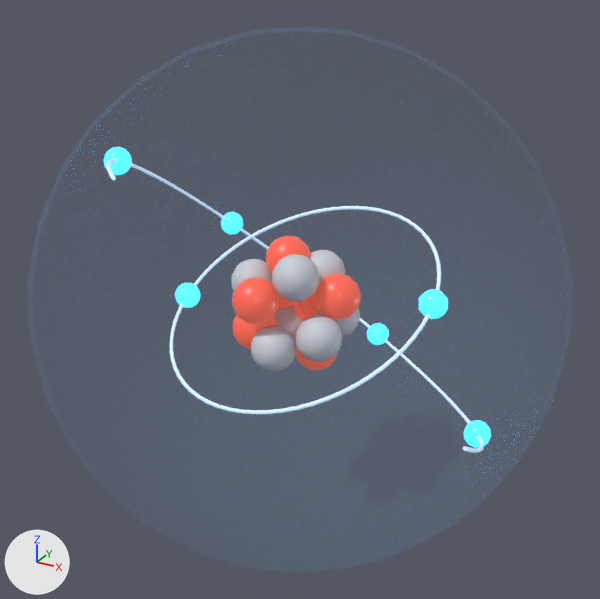
An edit to the glTF model Blender_Fuentes/GLB/O_Oxigeno.glb, drawn before and after from the same camera.
Before and after are seen from a 50 mm camera at (0.1302, -0.2368, 0.1183) aimed at (0.0, 0.0, -0.0001). Every picture has the same lights, and +X, +Y and +Z are marked at lower left. The older version comes first. Everything nearer to the camera than a plane just in front of the edit is cut away. Where no turn or scale is listed for an object, it has been applied to the vertices.

The scene before the commit, as lines of its bpy script (objects in view):
```python
me_o_neutrones = bpy.data.meshes.new('O_Neutrones')
me_o_neutrones.from_pydata(...)  # 912 vertices, 1792 faces; spans x -0.0242..0.0222, y -0.025..0.0145, z -0.0217..0.0215
me_o_neutrones.materials.append(mat_at_neutron)  # light grey #ced1da
me_o_nube_electronica = bpy.data.meshes.new('O_Nube_Electronica')
me_o_nube_electronica.from_pydata(...)  # a UV sphere (32 segments, 16 rings, poles along z) spanning x -0.092..0.092, y -0.092..0.092, z -0.092..0.092
me_o_nube_electronica.materials.append(mat_at_nube)  # blue #89c4ff
me_o_protones = bpy.data.meshes.new('O_Protones')
me_o_protones.from_pydata(...)  # 912 vertices, 1792 faces; spans x -0.0219..0.0241, y -0.0265..0.0176, z -0.0247..0.0231
me_o_protones.materials.append(mat_at_proton)  # red #f3503f, glowing brown #894736
ob_o_neutrones = bpy.data.objects.new('O_Neutrones', me_o_neutrones)
ob_o_neutrones.location = (0.0, 0.0, 0.0)
ob_o_nube_electronica = bpy.data.objects.new('O_Nube_Electronica', me_o_nube_electronica)
ob_o_nube_electronica.location = (0.0, 0.0, 0.0)
ob_o_protones = bpy.data.objects.new('O_Protones', me_o_protones)
ob_o_protones.location = (0.0, 0.0, 0.0)
# also in view: 'O_Electrones_Capa_2' at (0.0, 0.0, 0.0); 'O_Electrones_Capa_1' at (0.0, 0.0, 0.0); 'O_Orbita_2' at (0.0, 0.0, 0.0); 'O_Orbita_1' at (0.0, 0.0, 0.0)
```
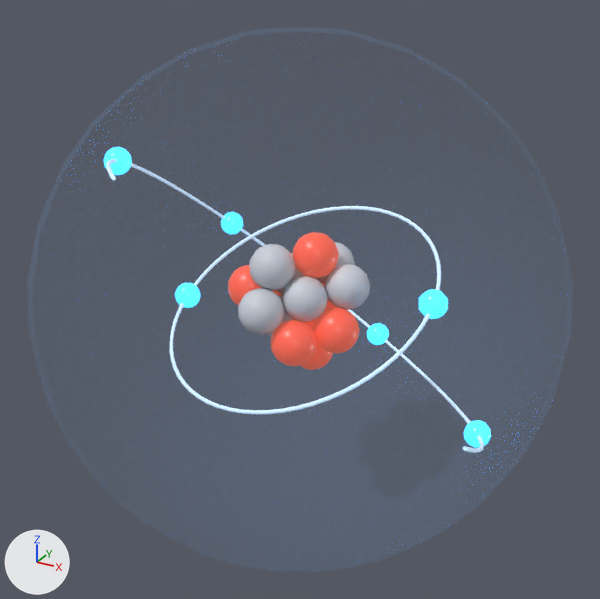
Diff of the bpy script that builds the scene:
```diff
--- a/Blender_Fuentes/GLB/O_Oxigeno.glb.py
+++ b/Blender_Fuentes/GLB/O_Oxigeno.glb.py
@@ me_o_neutrones @@
 # used by ob_o_neutrones; location = (0.0, 0.0, 0.0)
-me_o_neutrones.from_pydata(...)  # 912 vertices, 1792 faces; spans x -0.0242..0.0222, y -0.025..0.0145, z -0.0217..0.0215
+me_o_neutrones.from_pydata(...)  # 912 vertices, 1792 faces; spans x -0.0135..0.0245, y -0.0253..0.0253, z -0.0147..0.0224
+# me_o_neutrones part 1: the loose piece of 114 vertices spanning x -0.0121..0.0039, y -0.0014..0.0145, z -0.0023..0.0136 is moved by (-0.0014, -0.0104, -0.0124)
+# me_o_neutrones part 2: the loose piece of 114 vertices spanning x -0.0016..0.0144, y -0.0032..0.0127, z 0.002..0.0179 is moved by (-0.0119, -0.0009, -0.0032)
+# me_o_neutrones part 3: the loose piece of 114 vertices spanning x 0.0039..0.0199, y -0.0015..0.0144, z -0.014..0.0018 is moved by (-0.0064, -0.0132, 0.01)
+# me_o_neutrones part 4: the loose piece of 114 vertices spanning x -0.0156..0.0004, y -0.0032..0.0127, z -0.0217..-0.0059 is moved by (0.0021, -0.0221, 0.0148)
+# me_o_neutrones part 5: the loose piece of 114 vertices spanning x -0.0242..-0.0082, y -0.0129..0.003, z -0.0024..0.0135 is moved by (0.0107, -0.0046, 0.0089)
+# me_o_neutrones part 6: the loose piece of 114 vertices spanning x -0.0029..0.0131, y -0.0202..-0.0043, z 0.0056..0.0215 is moved by (-0.0106, 0.0295, -0.0146)
+# me_o_neutrones part 7: the loose piece of 114 vertices spanning x 0.0062..0.0222, y -0.0204..-0.0045, z -0.0145..0.0014 is moved by (-0.0087, 0.027, 0.0161)
+# me_o_neutrones part 8: the loose piece of 114 vertices spanning x -0.0089..0.0071, y -0.025..-0.0092, z -0.02..-0.0041 is moved by (0.0174, 0.021, 0.0188)
 me_o_neutrones.materials.append(mat_at_neutron)
@@ me_o_protones @@
 # used by ob_o_protones; location = (0.0, 0.0, 0.0)
-me_o_protones.from_pydata(...)  # 912 vertices, 1792 faces; spans x -0.0219..0.0241, y -0.0265..0.0176, z -0.0247..0.0231
+me_o_protones.from_pydata(...)  # 912 vertices, 1792 faces; spans x -0.0245..0.0245, y -0.0224..0.0175, z -0.0253..0.0253
+# me_o_protones part 9: the loose piece of 114 vertices spanning x -0.0057..0.0103, y -0.0019..0.014, z -0.0063..0.0095 is moved by (0.0032, 0.0007, -0.0055)
+# me_o_protones part 10: the loose piece of 114 vertices spanning x -0.0073..0.0087, y 0.0018..0.0176, z -0.0139..0.002 is moved by (-0.0172, -0.0164, 0.0098)
+# me_o_protones part 11: the loose piece of 114 vertices spanning x -0.0203..-0.0043, y -0.0015..0.0144, z -0.0085..0.0074 is moved by (-0.0042, 0.0003, -0.0034)
+# me_o_protones part 12: the loose piece of 114 vertices spanning x -0.012..0.004, y -0.0089..0.0069, z 0.0072..0.0231 is moved by (-0.0015, 0.0106, -0.0296)
+# me_o_protones part 13: the loose piece of 114 vertices spanning x 0.0081..0.0241, y -0.0105..0.0054, z -0.0025..0.0133 is moved by (-0.0106, -0.0119, -0.015)
+# me_o_protones part 14: the loose piece of 114 vertices spanning x -0.0006..0.0154, y -0.0094..0.0065, z -0.0247..-0.0088 is moved by (-0.0019, 0.0004, -0.0005)
+# me_o_protones part 15: the loose piece of 114 vertices spanning x -0.0219..-0.0059, y -0.0164..-0.0006, z -0.0186..-0.0027 is moved by (0.0194, 0.0095, 0.028)
+# me_o_protones part 16: the loose piece of 114 vertices spanning x -0.0149..0.0011, y -0.0265..-0.0107, z -0.0028..0.0131 is moved by (0.0233, 0.0147, -0.0118)
 me_o_protones.materials.append(mat_at_proton)
```

Boxes (x1, y1, x2, y2) around the edits, measured in the pictures (600 x 599 px; the box of a moved part takes in the faces that stretch with it):
'O_Neutrones', reshaped (22% shorter)
    before: (231, 250, 360, 372)
    after: (238, 242, 370, 337)
'O_Protones', reshaped
    before: (232, 236, 361, 370)
    after: (228, 232, 360, 370)
part 1 of me_o_neutrones, moved or reshaped (not visible before)
    after: (267, 295, 294, 337)
part 2 of me_o_neutrones, moved or reshaped (mostly hidden afterwards)
    before: (310, 250, 345, 283)
    after: (276, 253, 304, 295)
part 3 of me_o_neutrones, moved or reshaped
    before: (316, 308, 360, 337)
    after: (282, 276, 328, 322)
part 4 of me_o_neutrones, moved or reshaped
    before: (274, 305, 303, 340)
    after: (238, 288, 284, 335)
part 5 of me_o_neutrones, moved or reshaped
    before: (231, 259, 273, 291)
    after: (249, 244, 296, 290)
part 6 of me_o_neutrones, moved or reshaped (not visible afterwards)
    before: (272, 254, 320, 302)
part 7 of me_o_neutrones, moved or reshaped
    before: (296, 315, 343, 362)
    after: (317, 242, 355, 284)
part 8 of me_o_neutrones, moved or reshaped
    before: (251, 325, 297, 372)
    after: (324, 264, 370, 310)
part 9 of me_o_protones, moved or reshaped (mostly hidden)
    before: (295, 292, 318, 313)
    after: (309, 284, 336, 326)
part 10 of me_o_protones, moved or reshaped (mostly hidden before)
    before: (293, 302, 316, 321)
    after: (228, 265, 261, 306)
part 11 of me_o_protones, moved or reshaped (mostly hidden)
    before: (278, 294, 294, 309)
    after: (272, 290, 281, 296)
part 12 of me_o_protones, moved or reshaped (mostly hidden afterwards)
    before: (266, 236, 311, 273)
    after: (305, 322, 311, 326)
part 13 of me_o_protones, moved or reshaped
    before: (314, 273, 361, 320)
    after: (271, 320, 317, 366)
part 14 of me_o_protones, moved or reshaped
    before: (295, 340, 338, 370)
    after: (300, 325, 333, 370)
part 15 of me_o_protones, moved or reshaped
    before: (233, 315, 276, 349)
    after: (293, 232, 339, 278)
part 16 of me_o_protones, moved or reshaped
    before: (232, 277, 279, 324)
    after: (314, 307, 360, 353)
